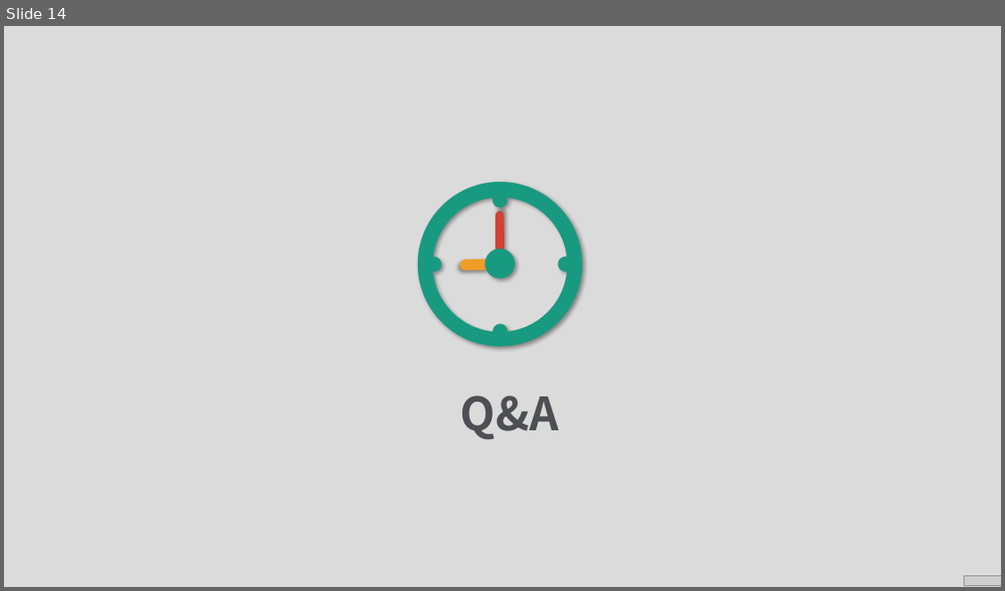
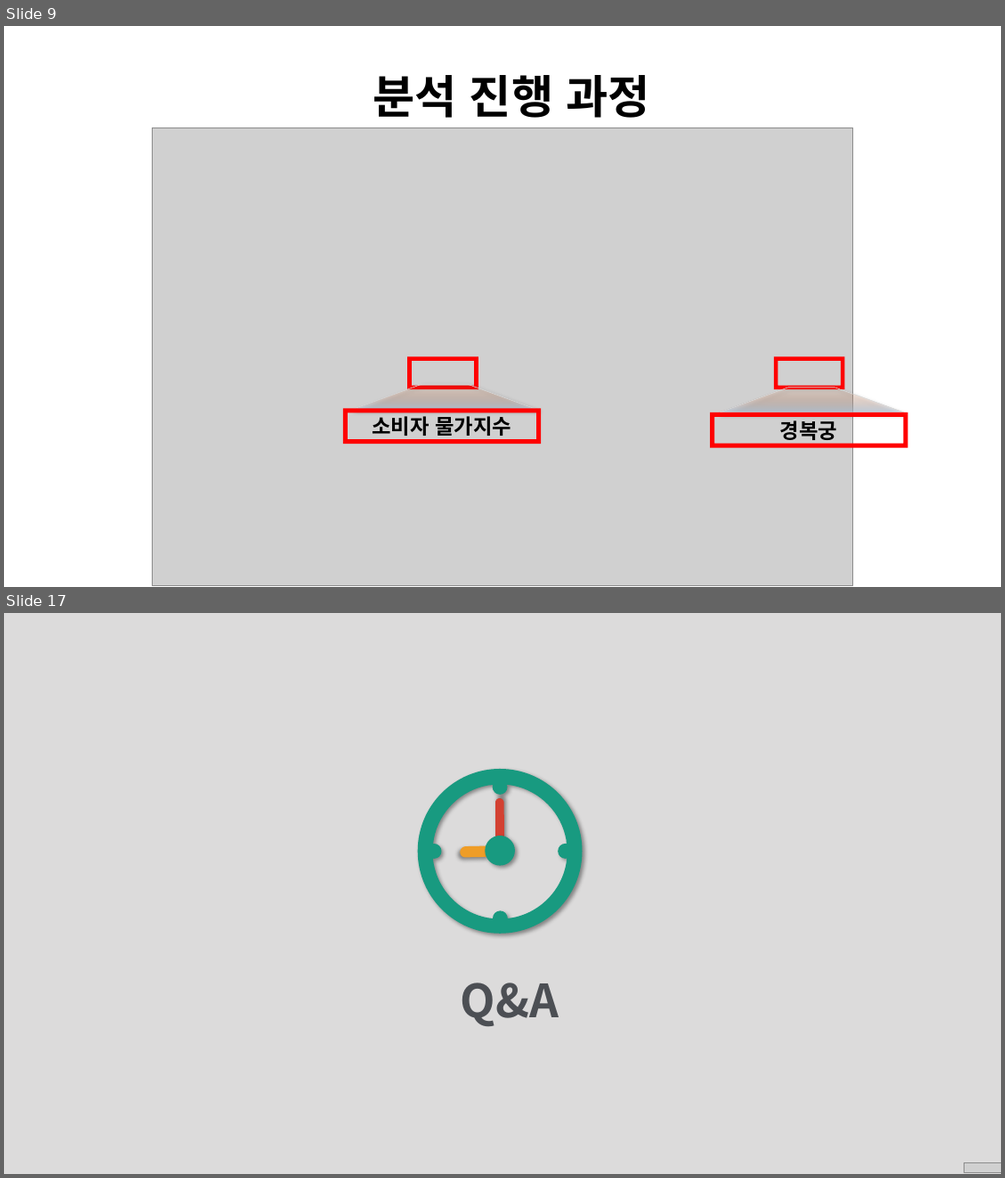
Before and after one commit to shs1234/project1, a slide deck: 분석.pptx. Shown one above the other, each under a label of ours: slide 14 before the commit, slides 9 and 17 after it; the slides between them are not shown. The pictures are 1005x591 and 1005x1178 pixels, drawn with LibreOffice and Linux fonts; fonts in the diff are those of the drawing; grey boxes stand for pictures; background and template pictures are left out. Boxes give left, top, right and bottom in pixels: in the first picture for what was removed or moved away, otherwise in the second. Text is boxed around its words. In the diff, an @@ line names an element or a change of style, - is before the commit and + after.

```diff
--- a/분석.pptx
+++ b/분석.pptx
@@ slide 9 added at [4, 26, 1001, 587], background #FFFFFF @@
@@ text added at [372, 75, 650, 118], 44 pt, text #000000, bold @@
+분석 진행 과정
@@ picture added at [152, 127, 853, 586] @@
@@ frame added at [407, 356, 478, 389], fill #FF0000 @@
@@ frame added at [774, 356, 845, 389], fill #FF0000 @@
@@ trapezoid added at [353, 384, 536, 410], fill gradient #FF7D2F to #B5D2EC to #CEE1F2, outline #D9D9D9 0.5 pt @@
@@ trapezoid added at [720, 387, 904, 412], fill gradient #FF7D2F to #B5D2EC to #CEE1F2, outline #D9D9D9 0.5 pt @@
@@ frame added at [343, 408, 542, 443], fill #FF0000, 20 pt, text #000000, bold @@
+소비자 물가지수
@@ frame added at [710, 412, 908, 448], fill #FF0000, 20 pt, text #000000, bold @@
+경복궁
@@ what was slide 14 is now slide 17 @@
```
Also in this commit, not shown: 6 slides changed, 8 other slides added, 6 slides removed.
